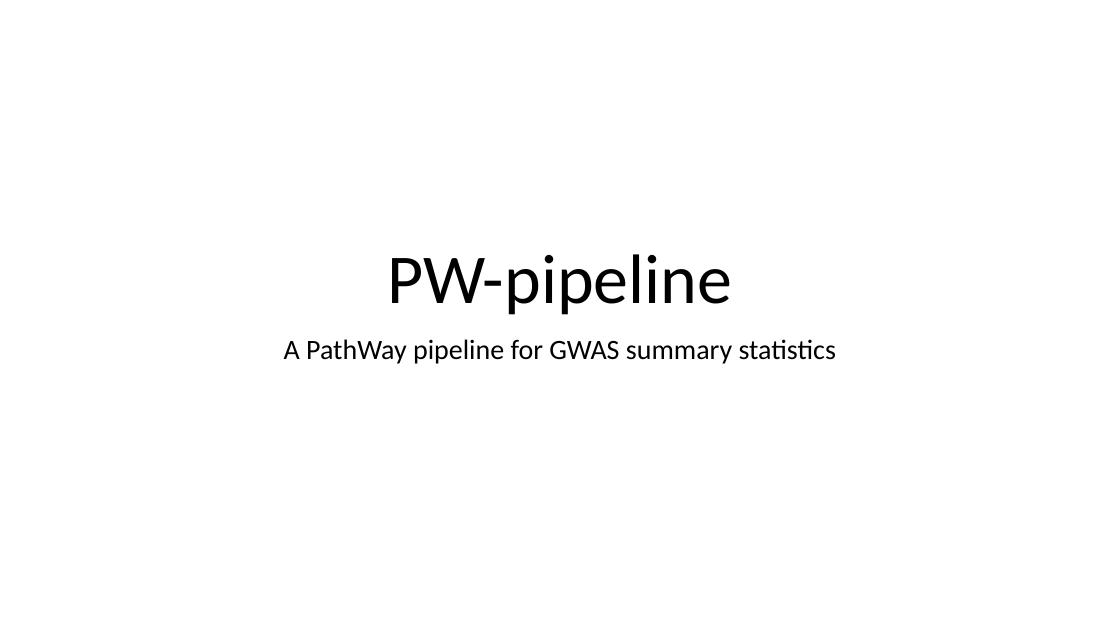
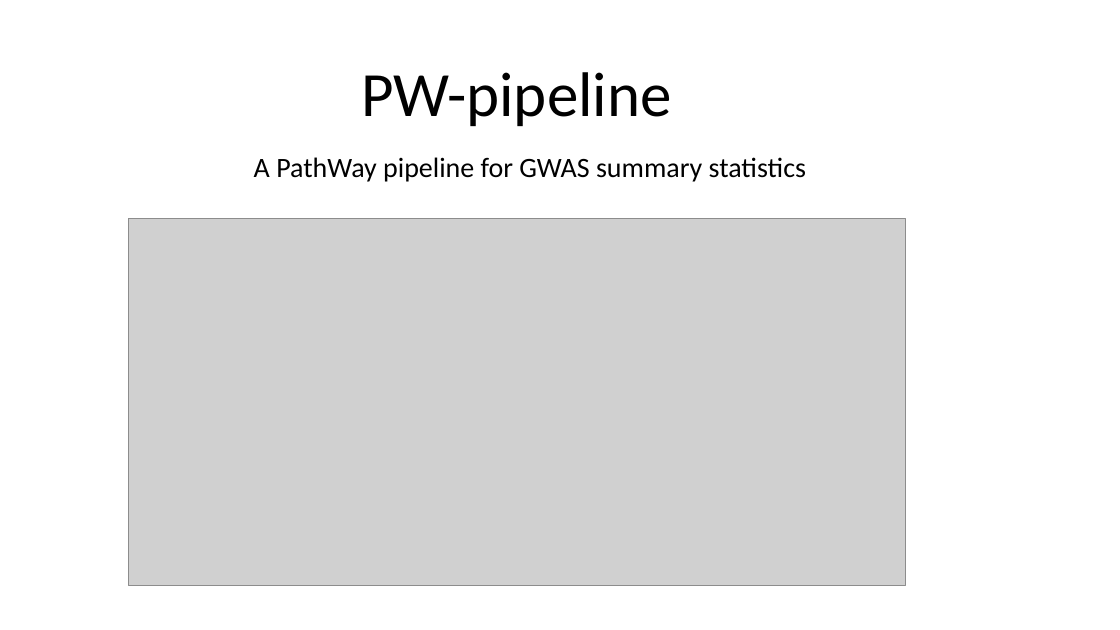
Before and after one commit to jinghuazhao/PW-pipeline, a slide deck: slide 1 of README.pptx. Drawn at 1120x630 pixels with LibreOffice and Linux fonts; fonts in the diff are those of the drawing; grey boxes stand for pictures. Boxes give left, top, right and bottom in pixels: in the first picture for what was removed or moved away, otherwise in the second. Text is boxed around its words. In the diff, an @@ line names an element or a change of style, - is before the commit and + after.

Commit message:
README

```diff
--- a/README.pptx
+++ b/README.pptx
@@ title "PW-pipeline": place and size @@
-title "PW-pipeline" at [387,254,732,315]
+title "PW-pipeline" at [361,72,671,126]
@@ title "PW-pipeline" at [361,72,671,126]: size 60 to 54 pt @@
@@ subtitle "A PathWay pipeline for GWAS ...": place and size @@
-subtitle "A PathWay pipeline for GWAS ..." at [284,339,836,364]
+subtitle "A PathWay pipeline for GWAS ..." at [254,157,806,182]
@@ picture added at [128,218,905,586] @@
```
